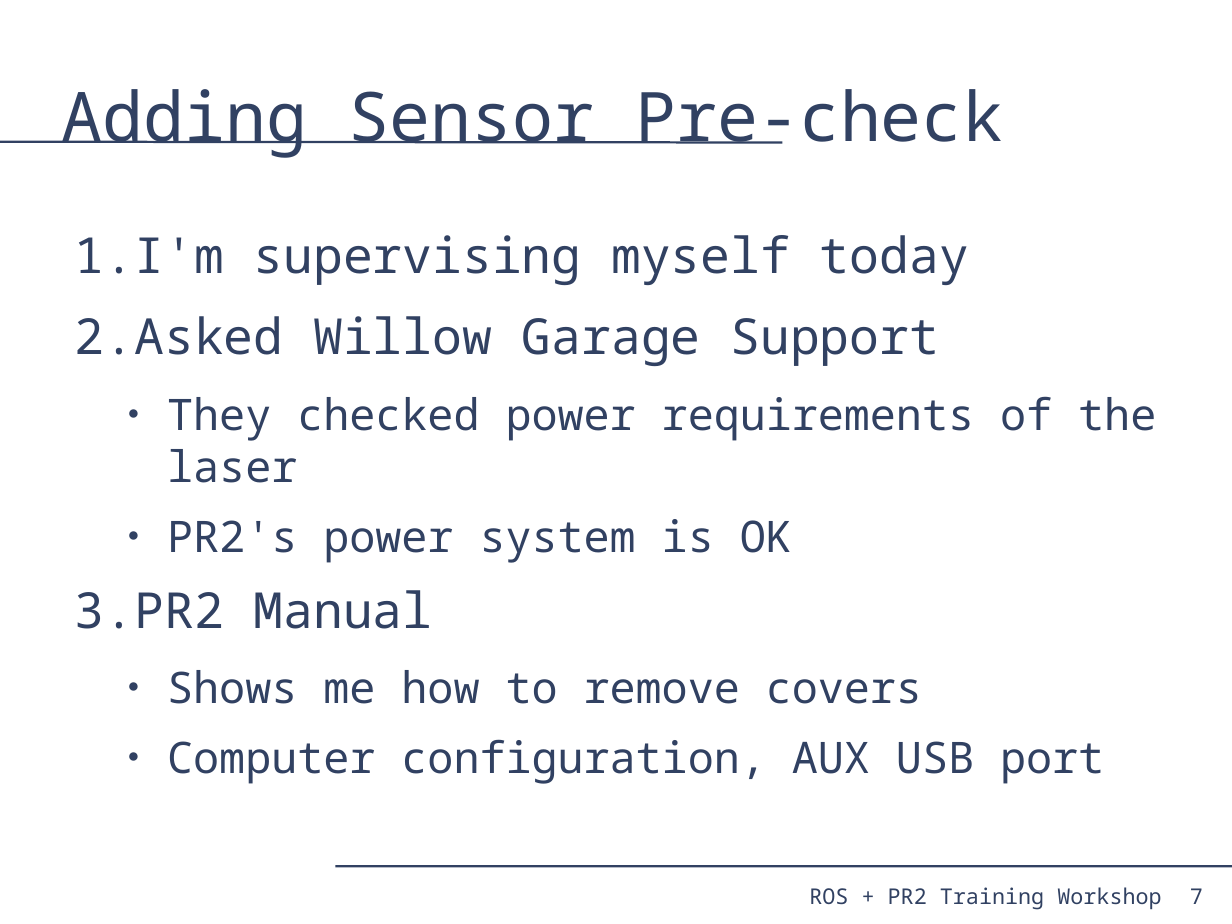
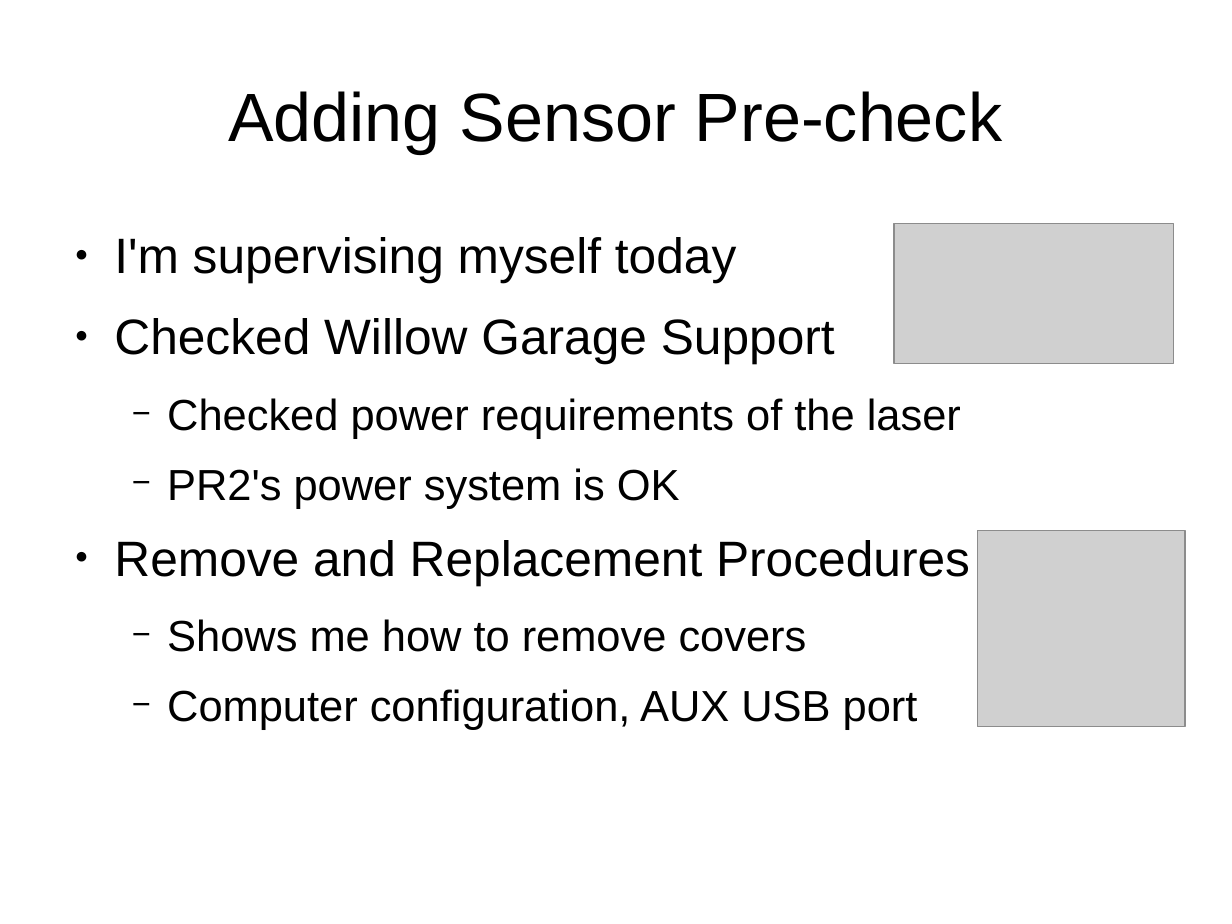
Before and after one commit to PR2/pr2_docs, a slide deck: slide 7 of pr2_training_workshop/modifying_pr2/adding_sensor.odp. Drawn at 1232x924 pixels with LibreOffice and Linux fonts; fonts in the diff are those of the drawing; grey boxes stand for pictures. Boxes give left, top, right and bottom in pixels: in the first picture for what was removed or moved away, otherwise in the second. Text is boxed around its words. In the diff, an @@ line names an element or a change of style, - is before the commit and + after.

Commit message:
Adding sensor now has corrections and additions from Eric and Keenan

```diff
--- a/pr2_training_workshop/modifying_pr2/adding_sensor.odp
+++ b/pr2_training_workshop/modifying_pr2/adding_sensor.odp
@@ title "Adding Sensor Pre-check" at [228, 91, 1002, 153]: font Noto Sans Mono to Arial, text colour #314162 to #000000; alignment left to centre @@
@@ line removed from (0, 142) to (783, 142) @@
@@ text at [114, 237, 918, 730]: font Noto Sans Mono to Arial, text colour #314162 to #000000 in "I'm supervising myself today", "PR2's power system is OK", "Shows me how to remove covers", "Computer configuration, AUX USB port"; bullet 1. to ●; bullet colour #314162 to #000000; bullet ● to − @@
@@ picture added at [894, 224, 1174, 363] @@
@@ text at [114, 318, 961, 439]: text changed; font Noto Sans Mono to Arial; text colour #314162 to #000000 @@
-2. Asked Willow Garage Support
-  ● They checked power requirements of the laser
+● Checked Willow Garage Support
+  − Checked power requirements of the laser
@@ picture added at [978, 531, 1185, 727] @@
@@ text at [114, 540, 970, 585]: text changed; font Noto Sans Mono to Arial; text colour #314162 to #000000 @@
-3. PR2 Manual
+● Remove and Replacement Procedures
@@ line removed from (335, 866) to (1232, 866) @@
@@ text removed at [809, 887, 1161, 910] @@
-ROS + PR2 Training Workshop
@@ page number removed at [1190, 888, 1203, 904] @@
-7
```
Also in this commit, not shown: 13 other slides changed, 4 slides added, 1 slide removed.
